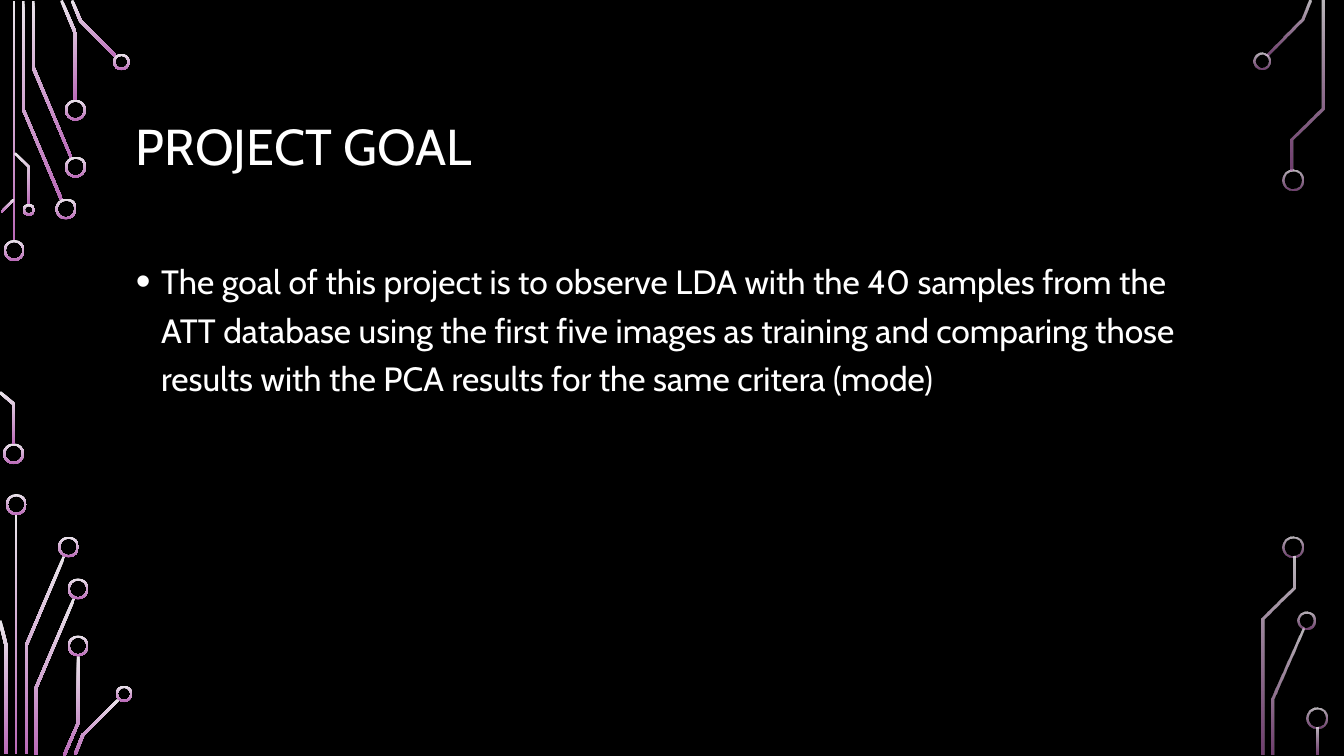
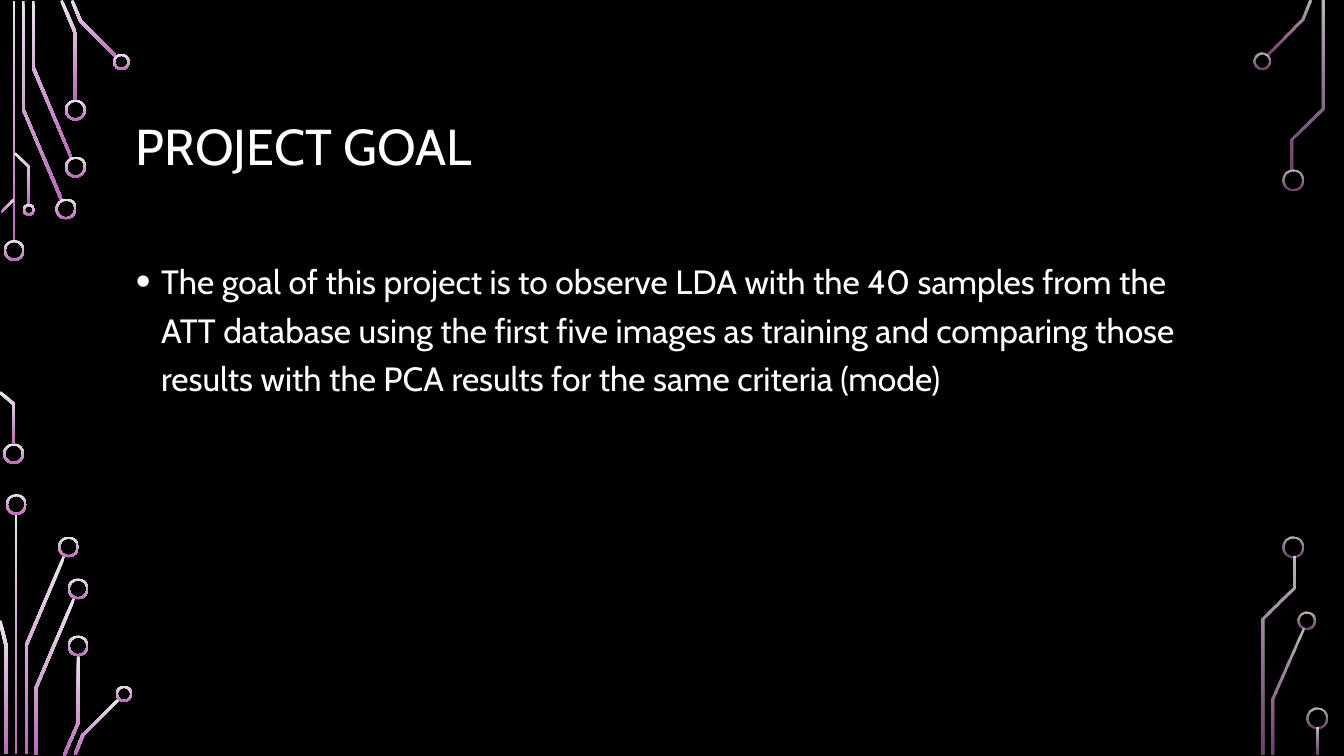
Before and after one commit to santosh500/SupervisedLearning, a slide deck: slide 2 of LDA_Project3/ResultsPresentation.pptx. Drawn at 1344x756 pixels with LibreOffice and Linux fonts; fonts in the diff are those of the drawing; background and template pictures are left out. Boxes give left, top, right and bottom in pixels: in the first picture for what was removed or moved away, otherwise in the second. Text is boxed around its words. In the diff, an @@ line names an element or a change of style, - is before the commit and + after.

```diff
--- a/LDA_Project3/ResultsPresentation.pptx
+++ b/LDA_Project3/ResultsPresentation.pptx
@@ text at (161,268,1174,396): text changed @@
-• The goal of this project is to observe LDA with the 40 samples from the ATT database using the first five images as training and comparing those results with the PCA results for the same critera (mode)
+• The goal of this project is to observe LDA with the 40 samples from the ATT database using the first five images as training and comparing those results with the PCA results for the same criteria (mode)
```
Also in this commit, not shown: 4 other slides changed, 1 slide added, 4 other files.
